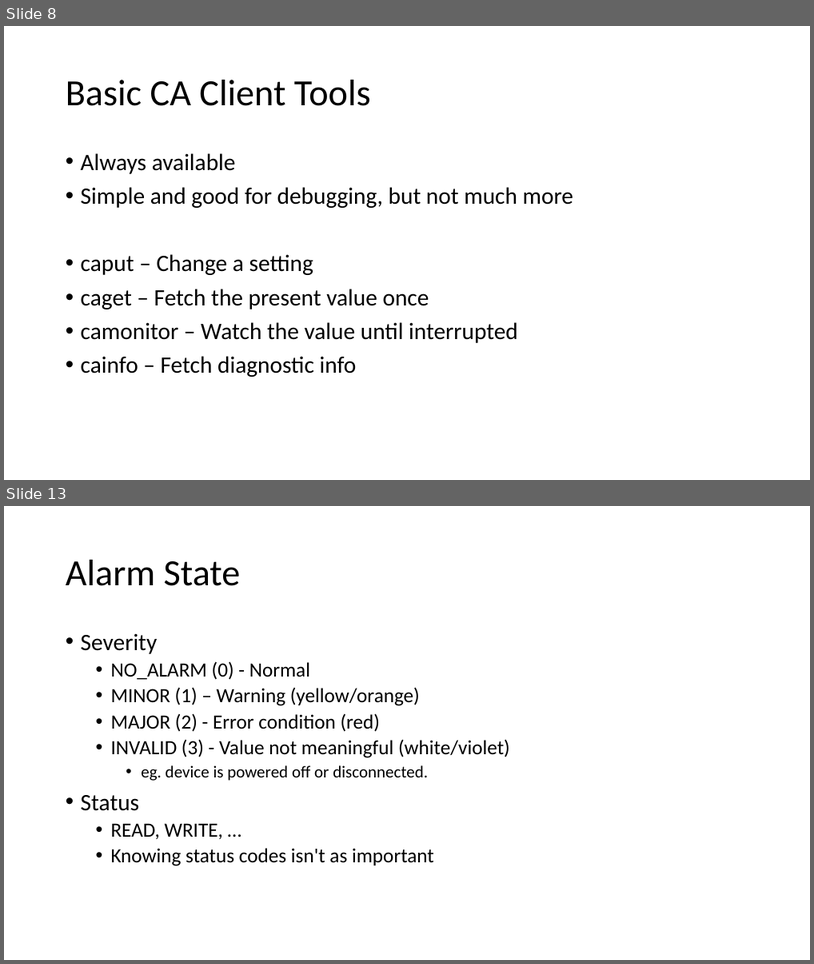
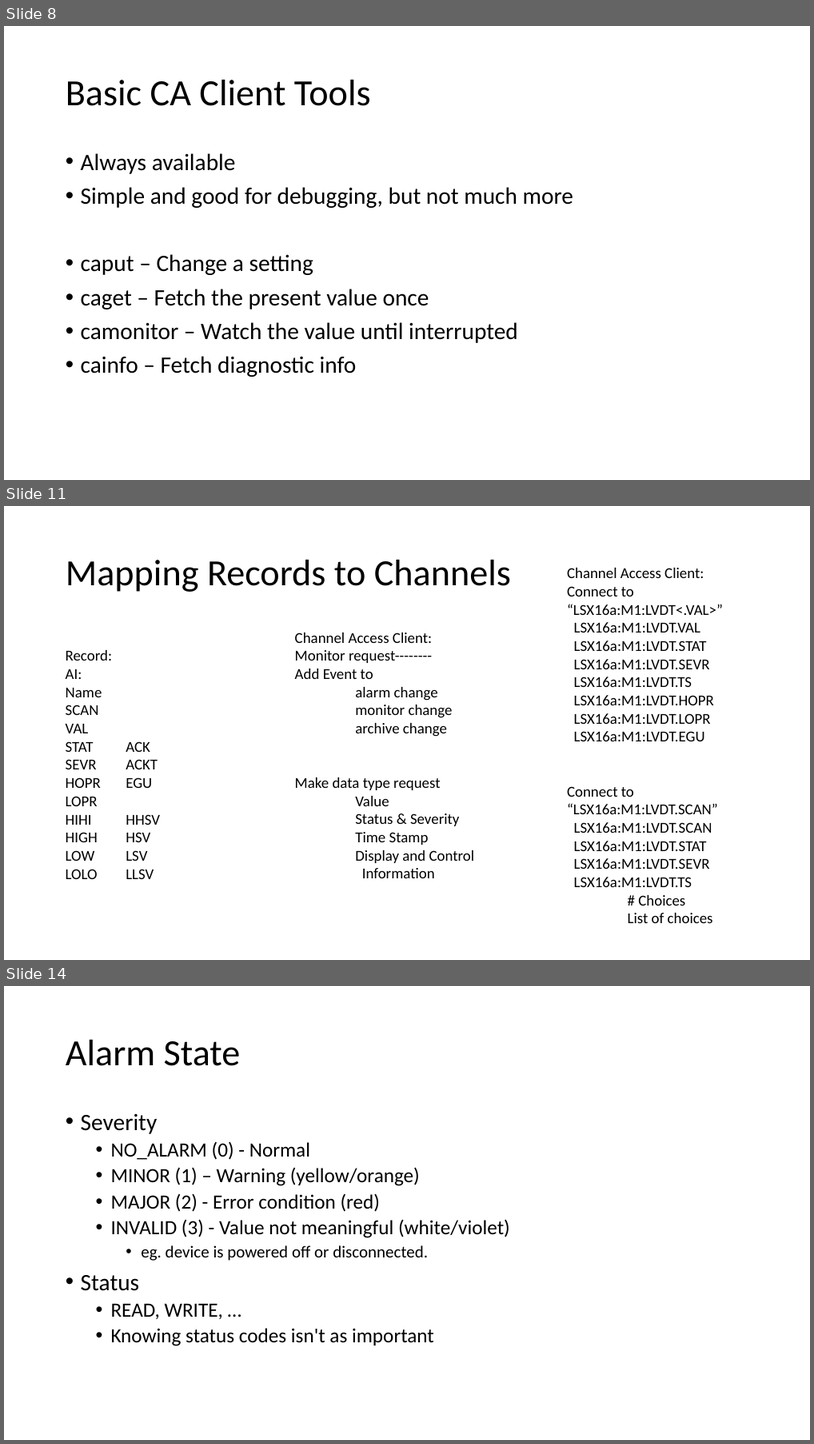
Before and after one commit to shroffk/cs-studio-training, a slide deck: presentations/epics-basic-training.pptx. Shown one above the other, each under a label of ours: slides 8 and 13 before the commit, slides 8, 11 and 14 after it; the slides between them are not shown. The pictures are 814x964 and 814x1444 pixels, drawn with LibreOffice and Linux fonts; fonts in the diff are those of the drawing. Boxes give left, top, right and bottom in pixels: in the first picture for what was removed or moved away, otherwise in the second. Text is boxed around its words. In the diff, an @@ line names an element or a change of style, - is before the commit and + after.

Commit message:
Fixing pv syntax error and adding record 2 channel mapping

```diff
--- a/presentations/epics-basic-training.pptx
+++ b/presentations/epics-basic-training.pptx
@@ slide 11 added at (4,506,810,960), background #FFFFFF @@
@@ title added at (66,560,511,592), 44 pt, text #000000 @@
+Mapping Records to Channels
@@ text added at (567,568,723,923), 18 pt, text #000000 @@
+Channel Access Client:
+Connect to “LSX16a:M1:LVDT<.VAL>”
+LSX16a:M1:LVDT.VAL
+LSX16a:M1:LVDT.STAT
+LSX16a:M1:LVDT.SEVR
+LSX16a:M1:LVDT.TS
+LSX16a:M1:LVDT.HOPR
+LSX16a:M1:LVDT.LOPR
+LSX16a:M1:LVDT.EGU
+Connect to “LSX16a:M1:LVDT.SCAN”
+LSX16a:M1:LVDT.SCAN
+LSX16a:M1:LVDT.STAT
+LSX16a:M1:LVDT.SEVR
+LSX16a:M1:LVDT.TS
+# Choices
+List of choices
@@ text added at (295,632,475,878), 18 pt, text #000000 @@
+Channel Access Client:
+Monitor request--------
+Add Event to
+alarm change
+monitor change
+archive change
+Make data type request
+Value
+Status & Severity
+Time Stamp
+Display and Control
+Information
@@ text added at (66,650,160,879), 18 pt, text #000000 @@
+Record:
+AI:
+Name
+SCAN
+VAL
+STAT ACK
+SEVR ACKT
+HOPR EGU
+LOPR
+HIHI HHSV
+HIGH HSV
+LOW LSV
+LOLO LLSV
@@ what was slide 13 is now slide 14 @@
```
Also in this commit, not shown: 4 slides changed, 2 other files.
